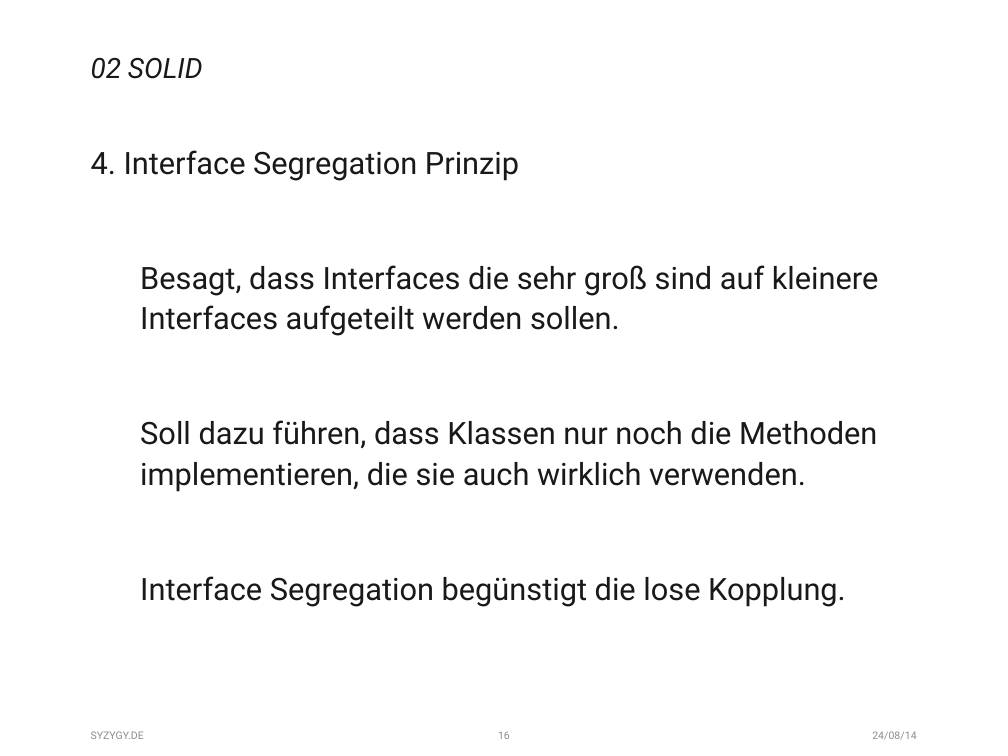
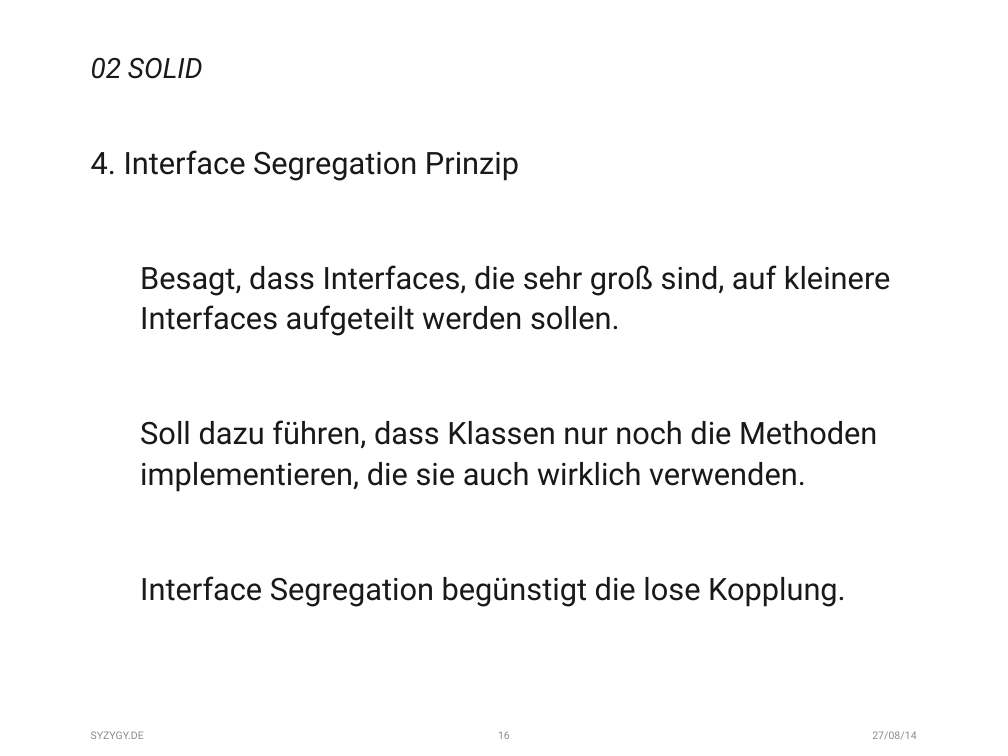
Before and after one commit to fischfasch/IoC_Test, a slide deck: slide 16 of IoC_Testapplication/ConsoleApplication1/_Files/Präsentation.pptx. Drawn at 1008x756 pixels with LibreOffice and Linux fonts; fonts in the diff are those of the drawing. Boxes give left, top, right and bottom in pixels: in the first picture for what was removed or moved away, otherwise in the second. Text is boxed around its words. In the diff, an @@ line names an element or a change of style, - is before the commit and + after.

```diff
--- a/IoC_Testapplication/ConsoleApplication1/_Files/Präsentation.pptx
+++ b/IoC_Testapplication/ConsoleApplication1/_Files/Präsentation.pptx
@@ text at [140,265,891,336]: text changed @@
-Besagt, dass Interfaces die sehr groß sind auf kleinere Interfaces aufgeteilt werden sollen.
+Besagt, dass Interfaces, die sehr groß sind, auf kleinere Interfaces aufgeteilt werden sollen.
@@ text at [872,731,916,740]: text changed @@
-24/08/14
+27/08/14
```
Also in this commit, not shown: 33 other slides changed.
